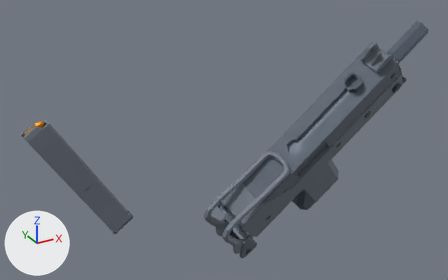
One commit to the glTF model Art/3D/Blender/Weapon/SMG10/Btr_m10.glb: the scene before it, then after it.
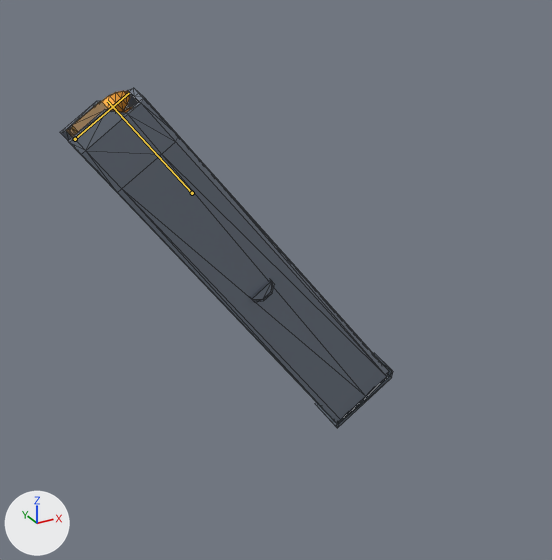
Each version appears first whole from a camera (50 mm lens) standing at (-8.81, -8.77, 7.22) and looking at (-2.76, 2.24, 1.71), and next in a close-up on the part from 0% to 42% of the width and 32% to 100% of the height. Every picture has the same lights, and +X, +Y and +Z are marked at lower left. The last two pictures show the newer version. Both versions are drawn at frame 32 of the action 'Partial_Reload'; the numbers are the values there. The bones that change, and the others that lie on the model, are drawn over the model as lines in the close-ups. The close-ups show mesh edges as thin lines.
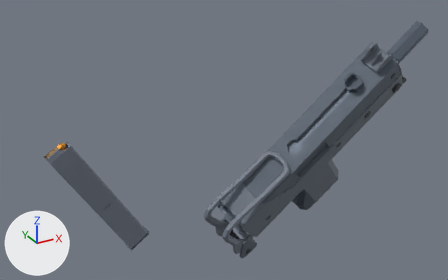
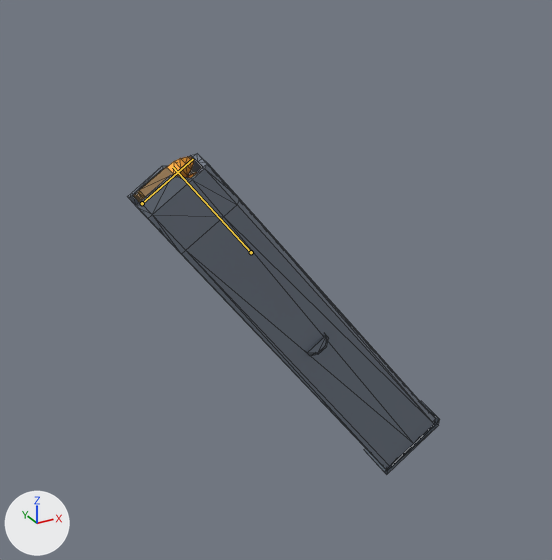
The edits, one by one:
Bone 'mag' (bone_mag) moves from (4.922, -0.686, -3.877) to (4.609, -1.49, -4.021).

Where the change shows, as pixel boxes (x1, y1, x2, y2) in the close-ups (552 x 560 px):
'Cylinder.008', posed
    before: (60, 88, 393, 428)
    after: (127, 153, 440, 474)
bone 'mag', root to tip
    before: (192, 193) to (107, 101)
    after: (251, 252) to (173, 167)
